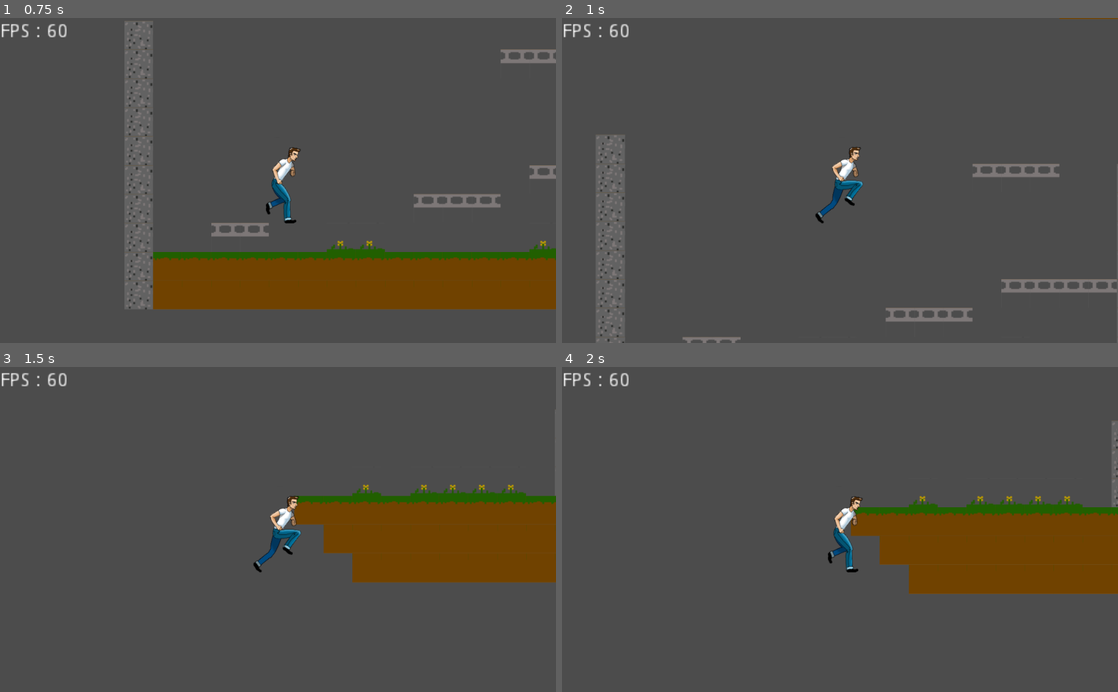
Above: before the commit, frames 1-4 (two rows, left to right).
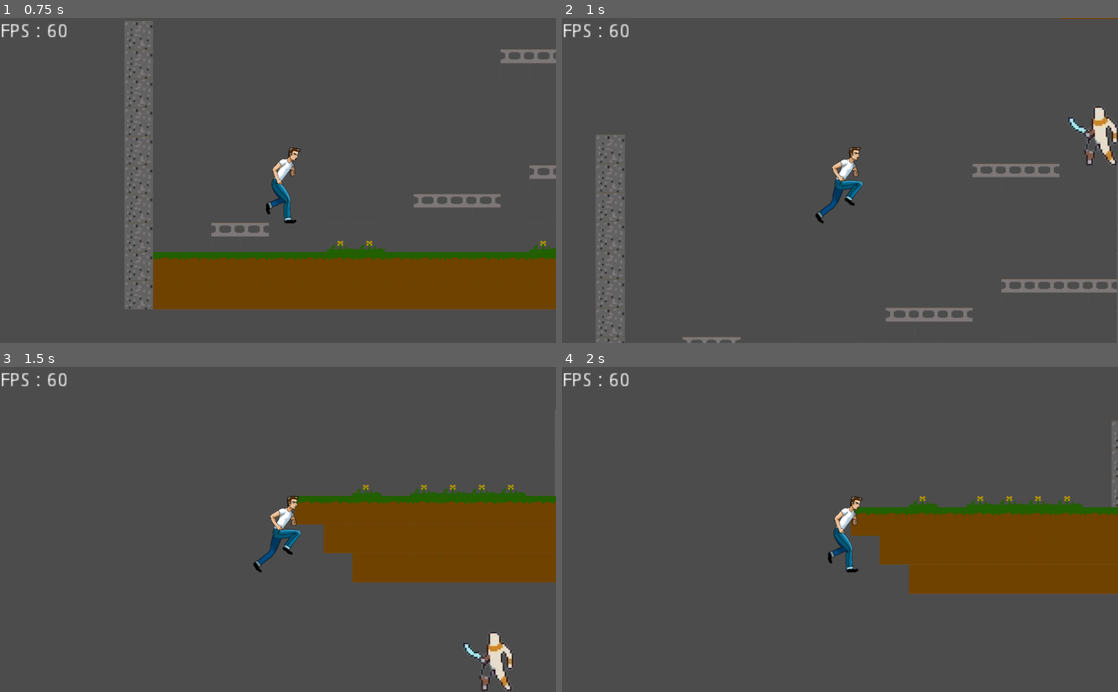
Above: after the commit, the same moments.

Repository: Florian-DELRIEU/Godot-Test
Game: Godot game, scene res://Scenes/scene01.tscn
The game is run twice, just before and just after one commit, with the same random seed, the same clock (stepped at 60 frames per second) and the same inputs.
Inputs:
- Up to frame 1 (0.75 s): hold Right (ui_right) from 0.53 s (still down); hold Shift (Shift) from 0.53 s (still down)
- Up to frame 2 (1 s): keep holding Right (ui_right); keep holding Shift (Shift); tap Space (ui_select) at 0.77, 0.8 s
- Up to frame 3 (1.5 s): keep holding Right (ui_right); tap Space (ui_select) at 1.07, 1.35 s; release Shift (Shift) at 1.28 s
- Up to frame 4 (2 s): keep holding Right (ui_right); tap Space (ui_select) at 1.52, 1.82 s; tap Shift (Shift) at 1.55 s

Frame 1 is identical in both runs. In frame 2, 0.6% of the frame differs, in the area x 91-100%, y 27-46%; in frame 3, 0.6%, in the area x 83-93%, y 81-100%; in frame 4, nothing differs.
Error after the commit: Invalid get index 'current_animation' (on base: 'null instance'). (res://Scenes/Blob.gd:57)

Commit message:
add ennemy and animation for it

Diff:
--- /dev/null
+++ b/Scenes/Blob.gd
@@ -0,0 +1,58 @@
+extends KinematicBody2D
+# Constants
+const UP_direction = Vector2(0,-1)
+export (int) var GRAVITY = 1000
+export (int) var ACC = 30
+export (int) var JUMP = 700
+export (int) var max_speed = 200
+# Variables
+var vel = Vector2()
+var jump_count = 0
+var curr_max_speed
+var move_anim
+
+func _physics_process(delta):
+	mouvement_loop(delta)
+	vel.y += GRAVITY * delta
+	vel = move_and_slide(vel, UP_direction) # bouge le slide de la vitesse :vel:
+
+func mouvement_loop(delta):
+	var right = Input.is_action_pressed("ui_right") # detecte le mapping de touche "ui_right"
+	var left  = Input.is_action_pressed("ui_left")
+	var jump  = Input.is_action_just_pressed("ui_select")
+	var run   = Input.is_action_pressed("Shift")
+	if is_on_floor(): jump_count = 0
+
+# is running ?
+	if run:
+		curr_max_speed 	= 2*max_speed
+		move_anim 		= "run"
+	else:
+		curr_max_speed 	= max_speed
+		move_anim	 	= "walk"
+
+	var dirX = int(right) - int(left)
+# Dir X loop
+	if dirX == +1:
+		vel.x = min(vel.x+ACC,curr_max_speed)
+		$Sprite.flip_h = false
+		anim_loop(move_anim)
+	elif dirX == -1:
+		vel.x = max(vel.x-ACC,-curr_max_speed)
+		$Sprite.flip_h = true
+		anim_loop(move_anim)
+	else:
+		vel.x = lerp(vel.x, 0, 0.80) # Va de vel.x à 0 par tranche de 80%
+		anim_loop("idle")
+# Dir Y loop
+	if jump and jump_count <= 1:
+		vel.y = -JUMP
+		jump_count += 1
+	if vel.y > 0: anim_loop("fall")
+	if vel.y < 0: anim_loop("jump")
+# Print on log
+	print(vel.x, " , ", vel.y, " , ", jump_count)
+
+func anim_loop(animation):
+	if $Anim.current_animation != animation:
+		$Anim.play(animation)
--- a/Scenes/scene01.tscn
+++ b/Scenes/scene01.tscn
@@ -1,9 +1,11 @@
-[gd_scene load_steps=12 format=2]
+[gd_scene load_steps=20 format=2]
 
 [ext_resource path="res://Images/player_sprite.png" type="Texture" id=1]
 [ext_resource path="res://Codes/Player.gd" type="Script" id=2]
 [ext_resource path="res://tilesets/tile01.tres" type="TileSet" id=3]
 [ext_resource path="res://Codes/debug_label.gd" type="Script" id=4]
+[ext_resource path="res://Images/Ennemy_sprite.png" type="Texture" id=5]
+[ext_resource path="res://Scenes/Blob.gd" type="Script" id=6]
 
 [sub_resource type="RectangleShape2D" id=1]
 extents = Vector2( 13, 44 )
@@ -101,6 +103,92 @@
 "transitions": PoolRealArray( 1, 1, 1, 1, 1, 1, 1, 1, 1, 1, 1 ),
 "update": 1,
 "values": [ 8, 9, 10, 11, 12, 13, 14, 15, 16, 17, 18 ]
+}
+
+[sub_resource type="RectangleShape2D" id=8]
+extents = Vector2( 18, 33.5 )
+
+[sub_resource type="Animation" id=9]
+length = 0.001
+tracks/0/type = "value"
+tracks/0/path = NodePath("Sprite:frame")
+tracks/0/interp = 1
+tracks/0/loop_wrap = true
+tracks/0/imported = false
+tracks/0/enabled = true
+tracks/0/keys = {
+"times": PoolRealArray( 0 ),
+"transitions": PoolRealArray( 1 ),
+"update": 0,
+"values": [ 15 ]
+}
+
+[sub_resource type="Animation" id=10]
+resource_name = "attack"
+length = 0.4
+loop = true
+tracks/0/type = "value"
+tracks/0/path = NodePath("Sprite:frame")
+tracks/0/interp = 1
+tracks/0/loop_wrap = true
+tracks/0/imported = false
+tracks/0/enabled = true
+tracks/0/keys = {
+"times": PoolRealArray( 0, 0.1, 0.2, 0.3 ),
+"transitions": PoolRealArray( 1, 1, 1, 1 ),
+"update": 1,
+"values": [ 1, 2, 3, 4 ]
+}
+
+[sub_resource type="Animation" id=11]
+resource_name = "death"
+loop = true
+step = 0.2
+tracks/0/type = "value"
+tracks/0/path = NodePath("Sprite:frame")
+tracks/0/interp = 1
+tracks/0/loop_wrap = true
+tracks/0/imported = false
+tracks/0/enabled = true
+tracks/0/keys = {
+"times": PoolRealArray( 0, 0.2, 0.4, 0.6, 0.8 ),
+"transitions": PoolRealArray( 1, 1, 1, 1, 1 ),
+"update": 1,
+"values": [ 5, 6, 7, 8, 9 ]
+}
+
+[sub_resource type="Animation" id=12]
+resource_name = "idle"
+length = 0.9
+loop = true
+tracks/0/type = "value"
+tracks/0/path = NodePath("Sprite:frame")
+tracks/0/interp = 1
+tracks/0/loop_wrap = true
+tracks/0/imported = false
+tracks/0/enabled = true
+tracks/0/keys = {
+"times": PoolRealArray( 0, 0.3, 0.6 ),
+"transitions": PoolRealArray( 1, 1, 1 ),
+"update": 1,
+"values": [ 16, 17, 18 ]
+}
+
+[sub_resource type="Animation" id=13]
+resource_name = "walk"
+loop = true
+step = 0.2
+tracks/0/type = "value"
+tracks/0/path = NodePath("Sprite:frame")
+tracks/0/interp = 1
+tracks/0/loop_wrap = true
+tracks/0/imported = false
+tracks/0/enabled = true
+tracks/0/keys = {
+"times": PoolRealArray( 0, 0.2, 0.4, 0.6, 0.8 ),
+"transitions": PoolRealArray( 1, 1, 1, 1, 1 ),
+"update": 1,
+"values": [ 20, 21, 22, 23, 24 ]
 }
 
 [node name="scene01" type="Node2D"]
@@ -156,3 +244,27 @@
 anims/jump = SubResource( 4 )
 anims/run = SubResource( 5 )
 anims/walk = SubResource( 6 )
+
+[node name="Blob" type="KinematicBody2D" parent="."]
+position = Vector2( 679, 286 )
+script = ExtResource( 6 )
+
+[node name="Sprite" type="Sprite" parent="Blob"]
+position = Vector2( -4, -12 )
+texture = ExtResource( 5 )
+hframes = 5
+vframes = 5
+frame = 15
+region_rect = Rect2( 541.221, 1.57249, 22.6101, 173.344 )
+
+[node name="CollisionShape2D" type="CollisionShape2D" parent="Blob"]
+visible = false
+position = Vector2( 2, -13.5 )
+shape = SubResource( 8 )
+
+[node name="AnimationPlayer" type="AnimationPlayer" parent="Blob"]
+anims/RESET = SubResource( 9 )
+anims/attack = SubResource( 10 )
+anims/death = SubResource( 11 )
+anims/idle = SubResource( 12 )
+anims/walk = SubResource( 13 )
Not shown, changed: .mono/metadata/ide_messaging_meta.txt
Not shown, added: Images/Ennemy_sprite-removebg-preview.png.import
Not shown, added: Images/Ennemy_sprite.jpg.import
Binary file added: Images/Ennemy_sprite.png
Not shown, added: Images/Ennemy_sprite.png.import
